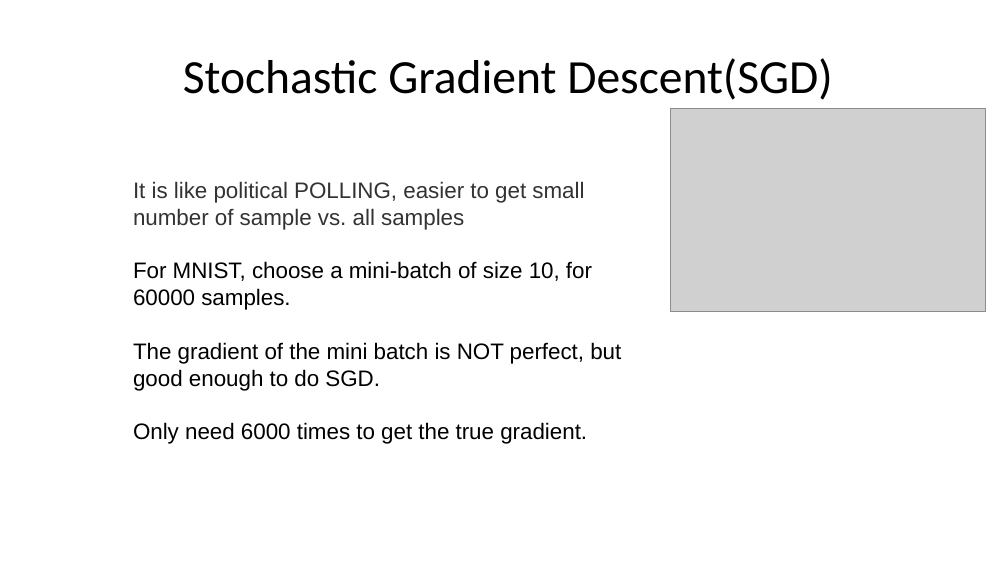
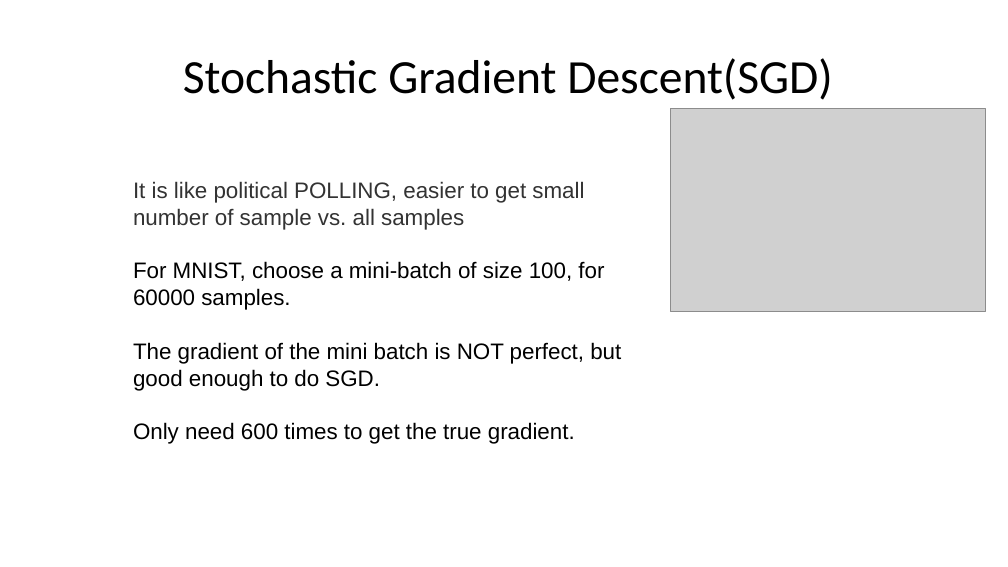
Before and after one commit to joshhu/hackthon_cht, a slide deck: slide 50 of 03 - Linear Model and gradient descent.pptx (slide 59 before the commit). Drawn at 1008x567 pixels with LibreOffice and Linux fonts; fonts in the diff are those of the drawing; grey boxes stand for pictures. Boxes give left, top, right and bottom in pixels: in the first picture for what was removed or moved away, otherwise in the second. Text is boxed around its words. In the diff, an @@ line names an element or a change of style, - is before the commit and + after.

```diff
--- a/03 - Linear Model and gradient descent.pptx
+++ b/03 - Linear Model and gradient descent.pptx
@@ text at <box>133,261,604,310</box>: text changed @@
-For MNIST, choose a mini-batch of size 10, for 60000 samples.
+For MNIST, choose a mini-batch of size 100, for 60000 samples.
@@ text at <box>133,422,575,444</box>: text changed @@
-Only need 6000 times to get the true gradient.
+Only need 600 times to get the true gradient.
```
Also in this commit, not shown: 9 slides removed, 5 other files.
